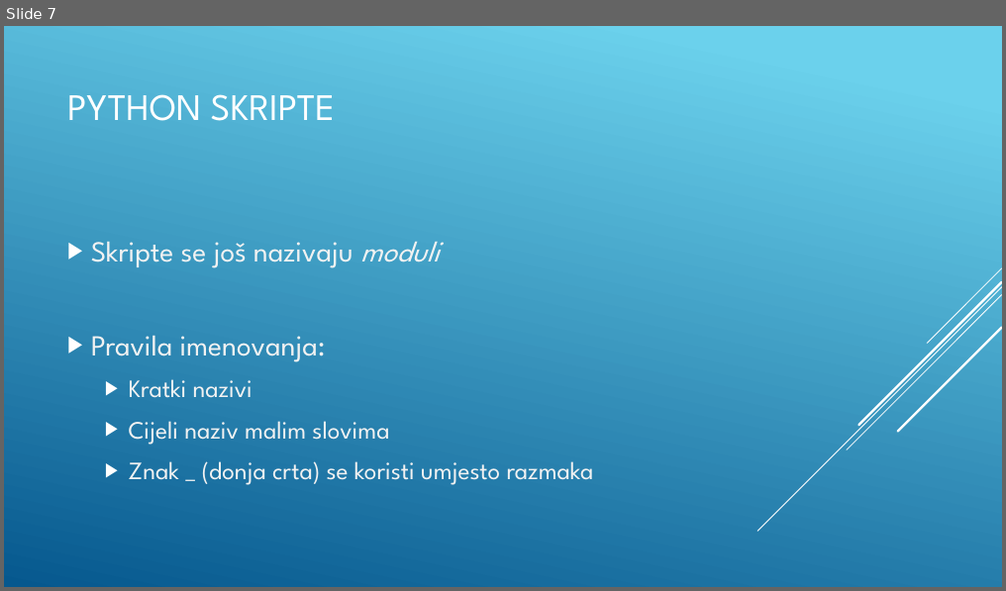
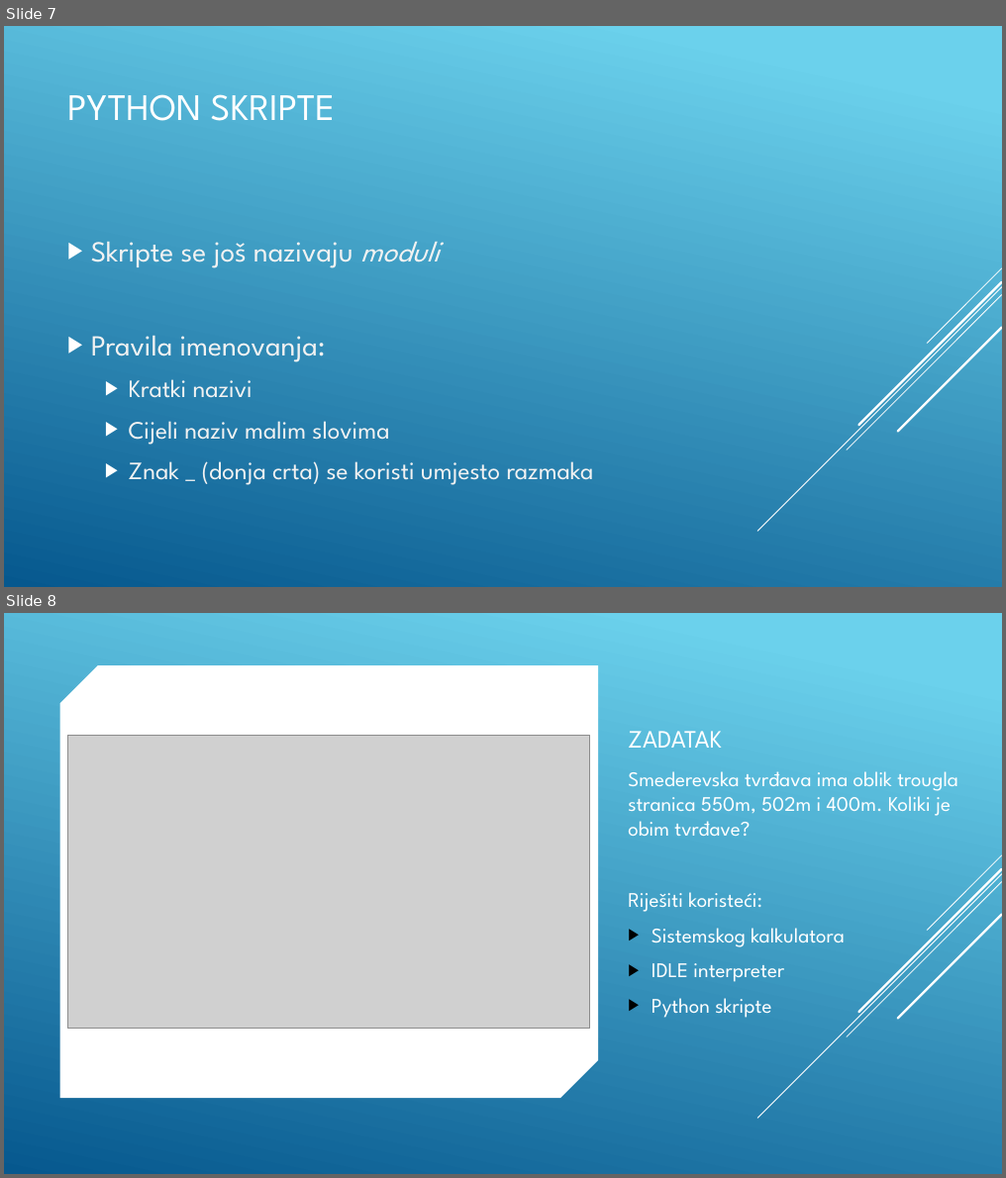
Before and after one commit to BaDnja/Kursevi, a slide deck: Python/Python-Osnovni-kurs/Izracunavanje/1-Osnovne aritmeticke operacije i primjena/Prezentacija.pptx. Shown one above the other, each under a label of ours: slide 7 before the commit, slides 7 and 8 after it. The pictures are 1006x591 and 1006x1178 pixels, drawn with LibreOffice and Linux fonts; fonts in the diff are those of the drawing; grey boxes stand for pictures. Boxes give left, top, right and bottom in pixels: in the first picture for what was removed or moved away, otherwise in the second. Text is boxed around its words. In the diff, an @@ line names an element or a change of style, - is before the commit and + after.

```diff
--- a/Python/Python-Osnovni-kurs/Izracunavanje/1-Osnovne aritmeticke operacije i primjena/Prezentacija.pptx
+++ b/Python/Python-Osnovni-kurs/Izracunavanje/1-Osnovne aritmeticke operacije i primjena/Prezentacija.pptx
@@ slide 8 added at (4, 613, 1002, 1174), background #FFFFFF @@
@@ rectangle added at (4, 613, 1002, 1174), fill gradient #6ED2EB to #06588E @@
@@ snip diag rect added at (60, 665, 598, 1098), fill #FFFFFF @@
@@ title added at (628, 731, 722, 748), 24 pt, text #FFFFFF @@
+ZADATAK
@@ picture added at (67, 735, 589, 1029) @@
@@ text added at (628, 771, 958, 1018), 20 pt, text #FFFFFF @@
+Smederevska tvrđava ima oblik trougla stranica 550m, 502m i 400m. Koliki je obim tvrđave?
+Riješiti koristeći:
+▶ Sistemskog kalkulatora
+▶ IDLE interpreter
+▶ Python skripte
@@ group added at (757, 856, 1002, 1118): 5 lines @@
@@ group added at (757, 856, 1002, 1118): 5 lines @@
```
Also in this commit, not shown: 4 other slides added, 1 other file.
